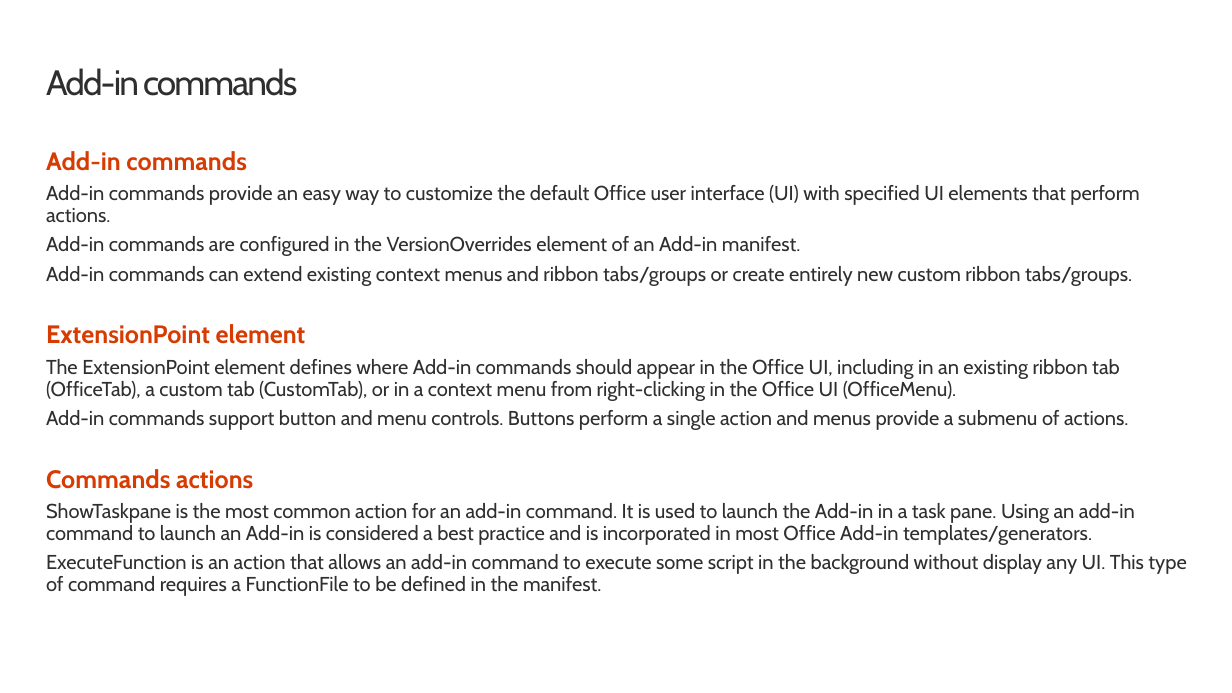
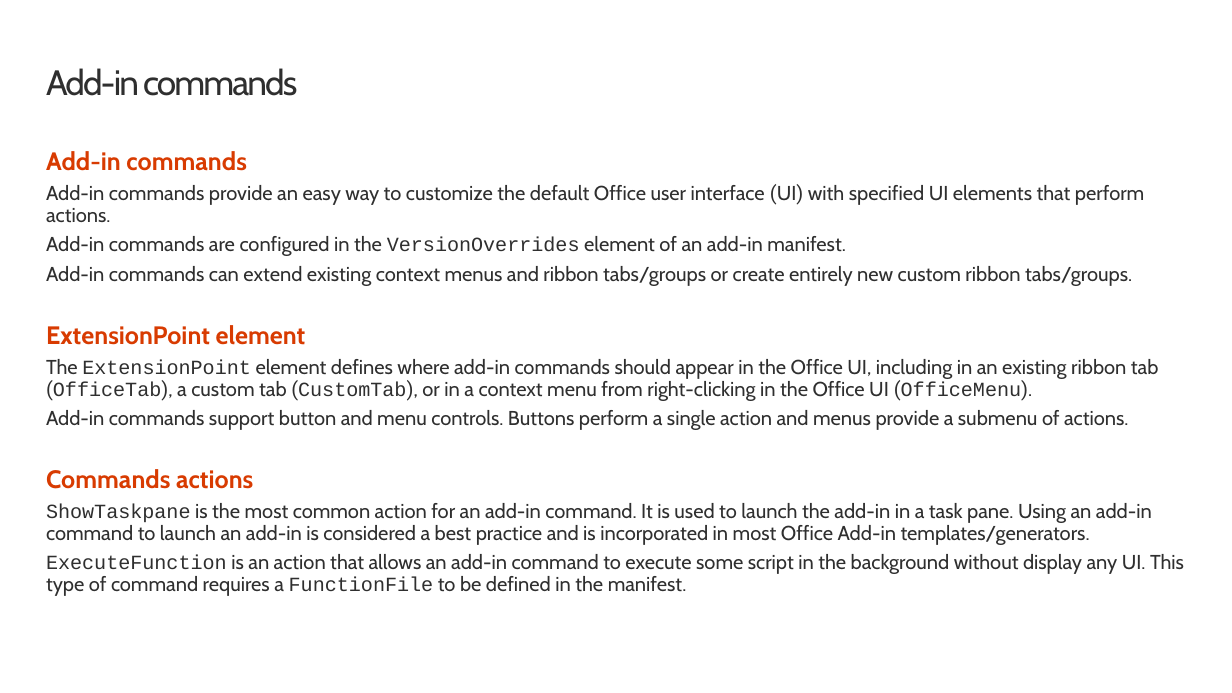
Before and after one commit to OfficeDev/TrainingContent, a slide deck: slide 6 of OfficeAddin/02 Building Add-ins for Microsoft Excel/02 Worksheets and Add-in Commands in Excel Add-ins.pptx. Drawn at 1232x693 pixels with LibreOffice and Linux fonts; fonts in the diff are those of the drawing; background and template pictures are left out. Boxes give left, top, right and bottom in pixels: in the first picture for what was removed or moved away, otherwise in the second. Text is boxed around its words. In the diff, an @@ line names an element or a change of style, - is before the commit and + after.

```diff
--- a/OfficeAddin/02 Building Add-ins for Microsoft Excel/02 Worksheets and Add-in Commands in Excel Add-ins.pptx
+++ b/OfficeAddin/02 Building Add-ins for Microsoft Excel/02 Worksheets and Add-in Commands in Excel Add-ins.pptx
@@ text at box(46, 184, 1184, 596): font Cabin to Roboto in "(UI)"; font Cabin to Courier New in "ExecuteFunction FunctionFile" @@
@@ text at box(46, 236, 846, 256): text changed @@
-Add-in commands are configured in the VersionOverrides element of an Add-in manifest.
+Add-in commands are configured in the VersionOverrides element of an add-in manifest.
@@ text at box(46, 359, 1159, 401): text changed @@
-The ExtensionPoint element defines where Add-in commands should appear in the Office UI, including in an existing ribbon tab (OfficeTab), a custom tab (CustomTab), or in a context menu from right-clicking in the Office UI (OfficeMenu).
+The ExtensionPoint element defines where add-in commands should appear in the Office UI, including in an existing ribbon tab (OfficeTab), a custom tab (CustomTab), or in a context menu from right-clicking in the Office UI (OfficeMenu).
@@ text at box(46, 503, 1152, 545): text changed @@
-ShowTaskpane is the most common action for an add-in command. It is used to launch the Add-in in a task pane. Using an add-in command to launch an Add-in is considered a best practice and is incorporated in most Office Add-in templates/generators.
+ShowTaskpane is the most common action for an add-in command. It is used to launch the add-in in a task pane. Using an add-in command to launch an add-in is considered a best practice and is incorporated in most Office Add-in templates/generators.
```
Also in this commit, not shown: 4 other slides changed, 41 other files.
